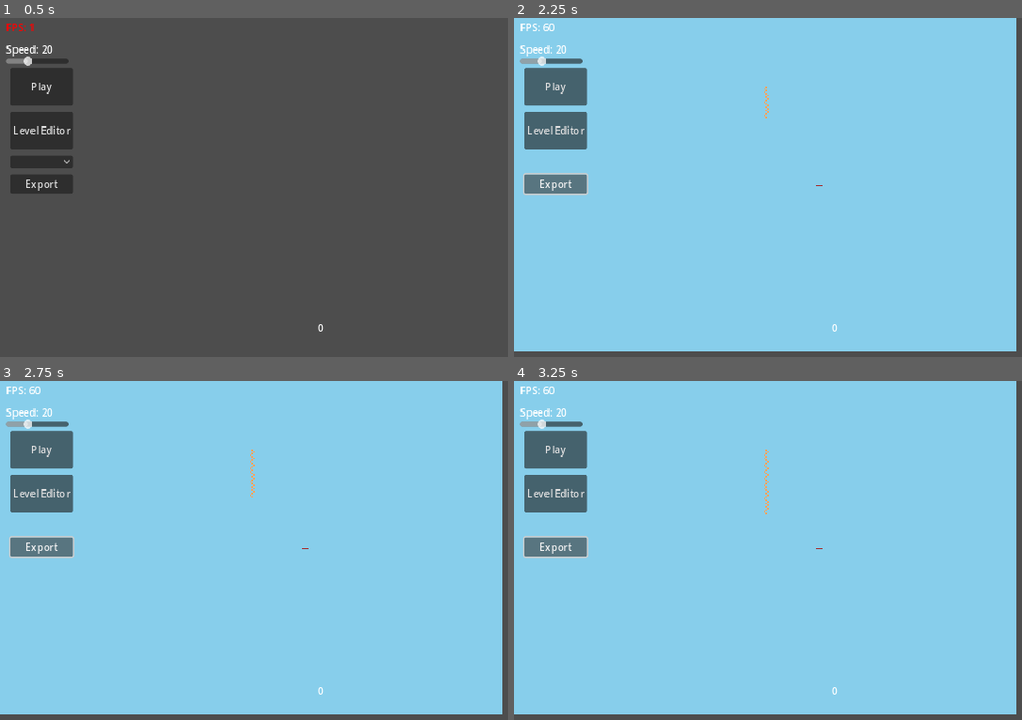
Above: before the commit, frames 1-4 (two rows, left to right).
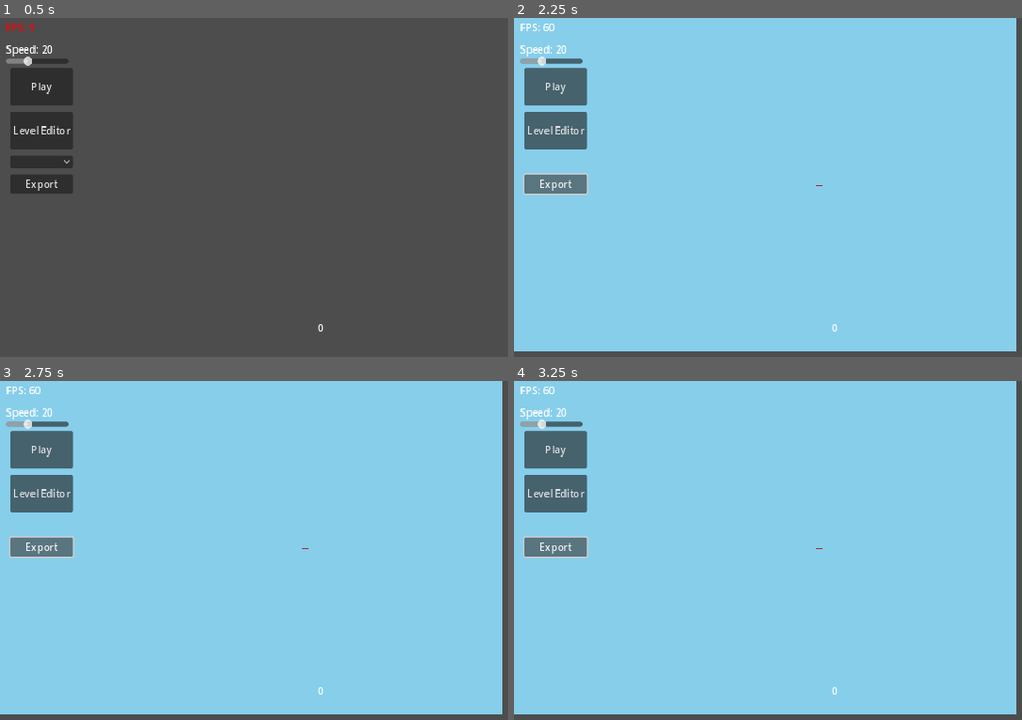
Above: after the commit, the same moments.

Repository: evhpwd/Feed-the-Dragons
Game: Godot game, scene res://Main.tscn
Two runs of this game, one before a commit and one after it. Both use one fixed random seed, a clock stepped at 60 frames per second and the inputs below.
Inputs:
- Up to frame 1 (0.5 s): no input
- Up to frame 2 (2.25 s): click "Play" at 0.5 s; click "Play" at 1.25 s; click "Export" at 2 s
- Up to frame 3 (2.75 s): no input
- Up to frame 4 (3.25 s): click "Export" at 2.75 s

Frame 1 is identical in both runs. In frame 2, less than 0.1% of the frame differs, in the area x 49-51%, y 20-30%; in frame 3, less than 0.1%; in frame 4, less than 0.1%, in the area x 49-51%, y 20-40%.

Commit message:
Change level format

Diff:
--- a/Main.gd
+++ b/Main.gd
@@ -9,13 +9,10 @@
 
 const LEVELS := [
 	{
-		"emitter": Vector2i(int(float(SIM_WIDTH) / 2.0), int(float(SIM_HEIGHT) * 0.2)),
-		"blocks": [
-			{
-				"type": Simulation.CellType.GOAL1,
-				"positions": [Vector2i(180, 100), Vector2i(181, 100), Vector2i(182, 100), Vector2i(183, 100)]
-			}
-		]
+		"emitter": [int(float(SIM_WIDTH) / 2.0), int(float(SIM_HEIGHT) * 0.2)],
+		"blocks": {
+			Simulation.CellType.GOAL1: [[180, 100], [181, 100], [182, 100], [183, 100]],
+		}
 	}
 ]
 const LEVEL := 0
--- a/Simulation.gd
+++ b/Simulation.gd
@@ -61,11 +61,10 @@
 func load_level(level: Dictionary):
 	grid.resize(width * height)
 	grid.fill(CellType.AIR)
-	emitter = level.get("emitter")
-	for block_group in level.get("blocks", []):
-		var type: CellType = block_group["type"]
-		for pos: Vector2i in block_group["positions"]:
-			grid[pos.y * width + pos.x] = type
+	# emitter = level.get("emitter")
+	for cell_type: CellType in level.get("blocks", {}):
+		for pos: Array in level["blocks"][cell_type]:
+			grid[pos[1] * width + pos[0]] = cell_type
 
 func load_editor():
 	grid.resize(width * height)
